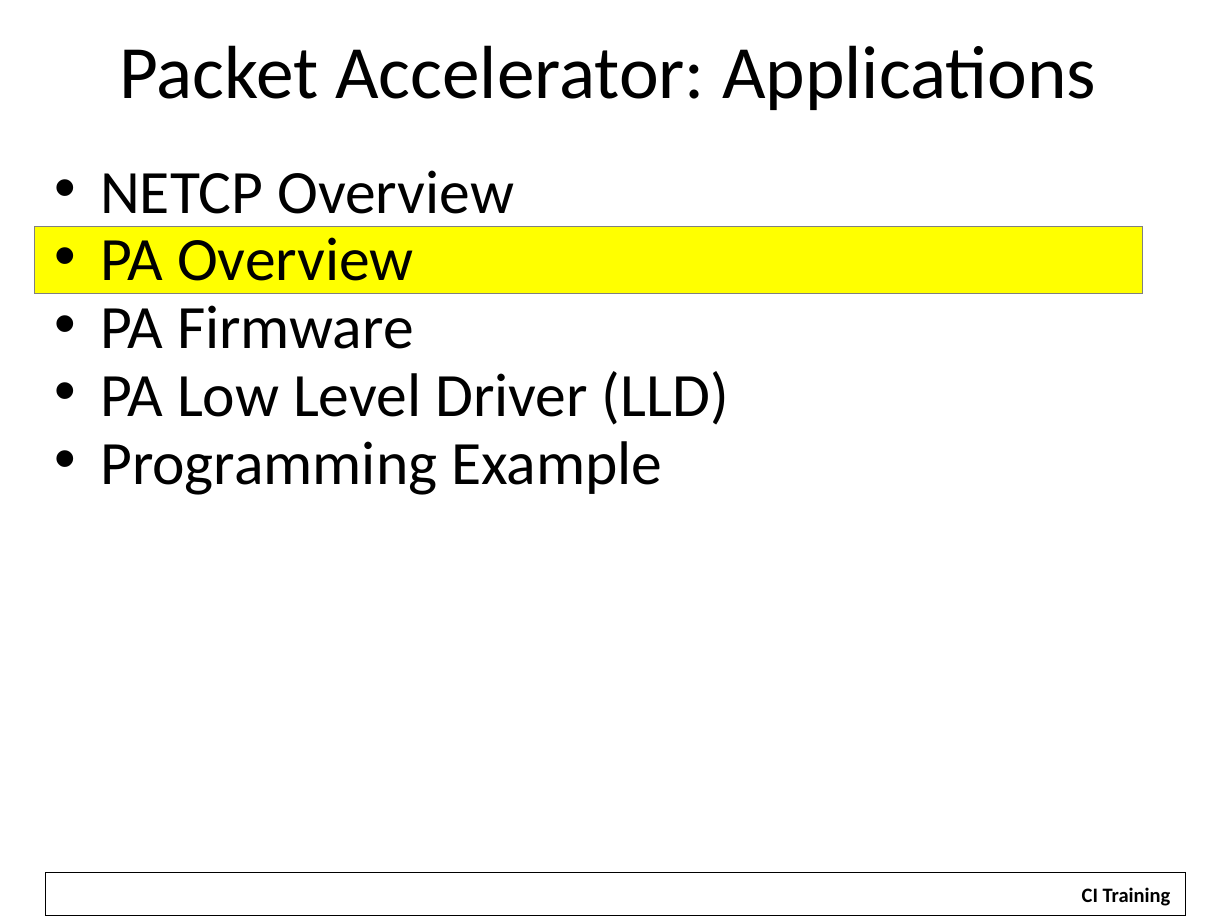
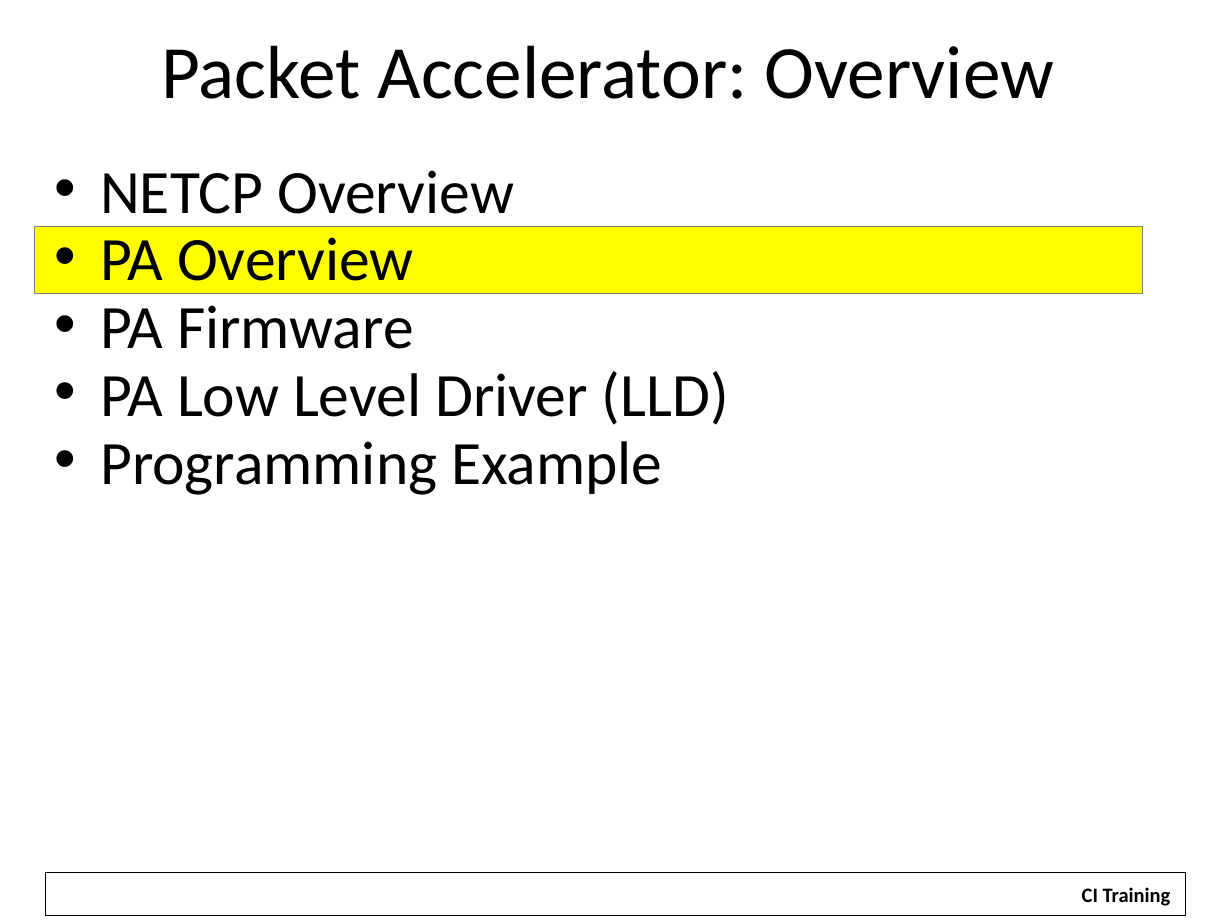
Before and after one commit to hari1989/keystone-workshop, a slide deck: slide 7 of slides/KeyStone NETCP PA.pptx. Drawn at 1232x924 pixels with LibreOffice and Linux fonts; fonts in the diff are those of the drawing; background and template pictures are left out. Boxes give left, top, right and bottom in pixels: in the first picture for what was removed or moved away, otherwise in the second. Text is boxed around its words. In the diff, an @@ line names an element or a change of style, - is before the commit and + after.

```diff
--- a/slides/KeyStone NETCP PA.pptx
+++ b/slides/KeyStone NETCP PA.pptx
@@ title at box(162, 45, 1055, 99): text changed @@
-Packet Accelerator: Applications
+Packet Accelerator: Overview
```
Also in this commit, not shown: 5 other slides changed.
